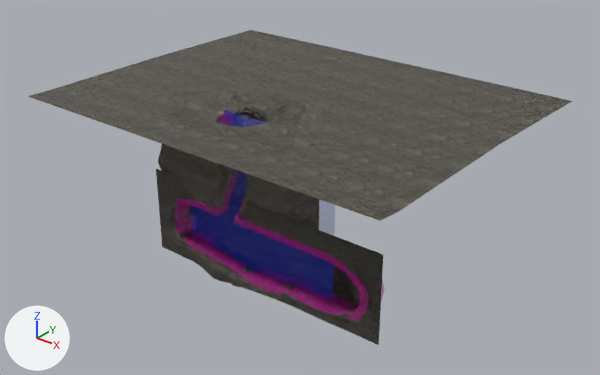
Before and after pictures for a commit that changed the Blender file models/map1.blend.
Camera for both pictures: a 50 mm lens placed at (531.0, -570.0, 327.0), pointed at (21.0, 68.0, -69.0). The axes (+X, +Y, +Z) are drawn at lower left. The lights are the same throughout.

Names of what the first picture shows: 'Plane', 'Plane.001', 'cave', 'cave collision', 'tunnel'.
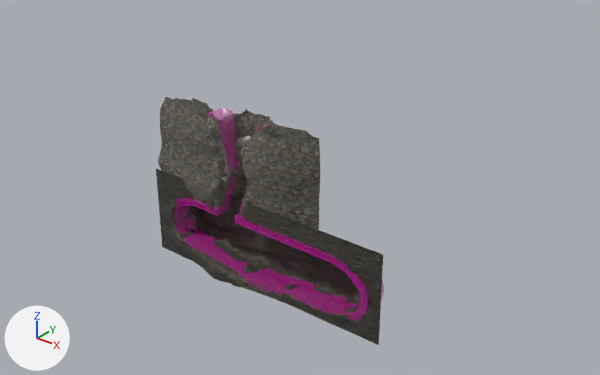
What differs and where, as boxes [x1, y1, x2, y2] in the pictures (600 x 375 px):
'Plane', hidden: before [28, 30, 572, 221]
'Plane.001', hidden (blue): before [190, 107, 335, 324]
'tunnel', unchanged, uncovered by the edit: before [158, 111, 319, 230]; after [158, 97, 320, 230]
'Cube', unchanged, uncovered by the edit: before [217, 111, 236, 207]; after [208, 108, 242, 207]

The change, as a diff of the scene's bpy script:
```diff
--- a/models/map1.blend.py
+++ b/models/map1.blend.py
@@ ob_plane_001 @@
 ob_plane_001.scale = (100.0, 100.0, 100.0)
+ob_plane_001.hide_set(True)
@@ ob_plane @@
 _m = ob_plane.modifiers.new('Decimate', 'DECIMATE')
 _m.ratio = 0.0688
+ob_plane.hide_set(True)
```
